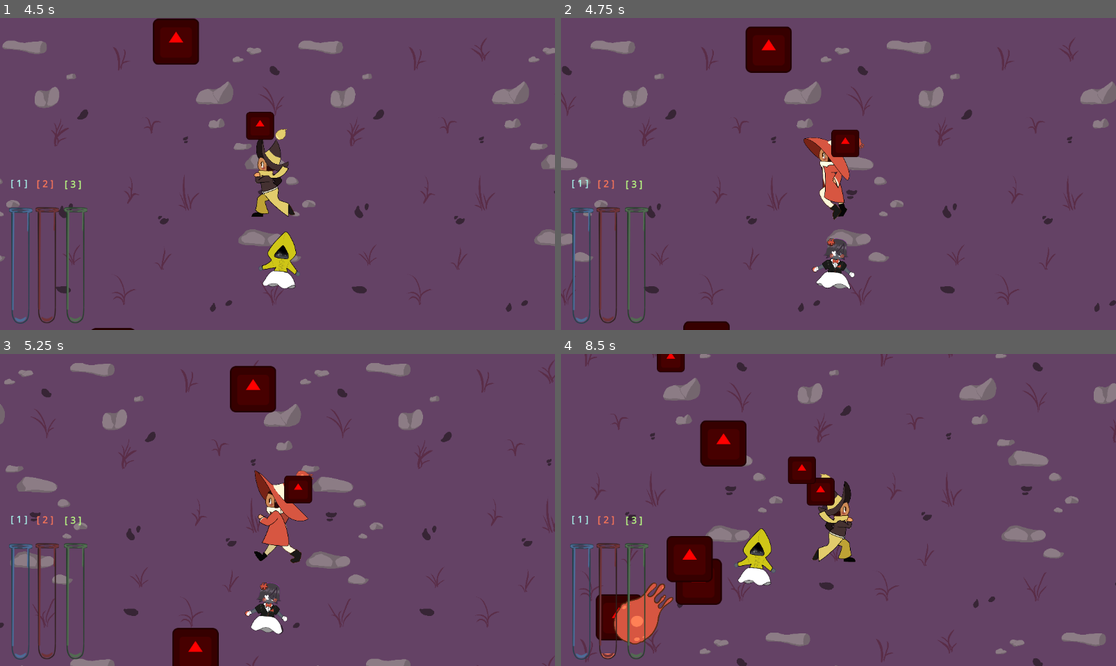
Above: before the commit, frames 1-4 (two rows, left to right).
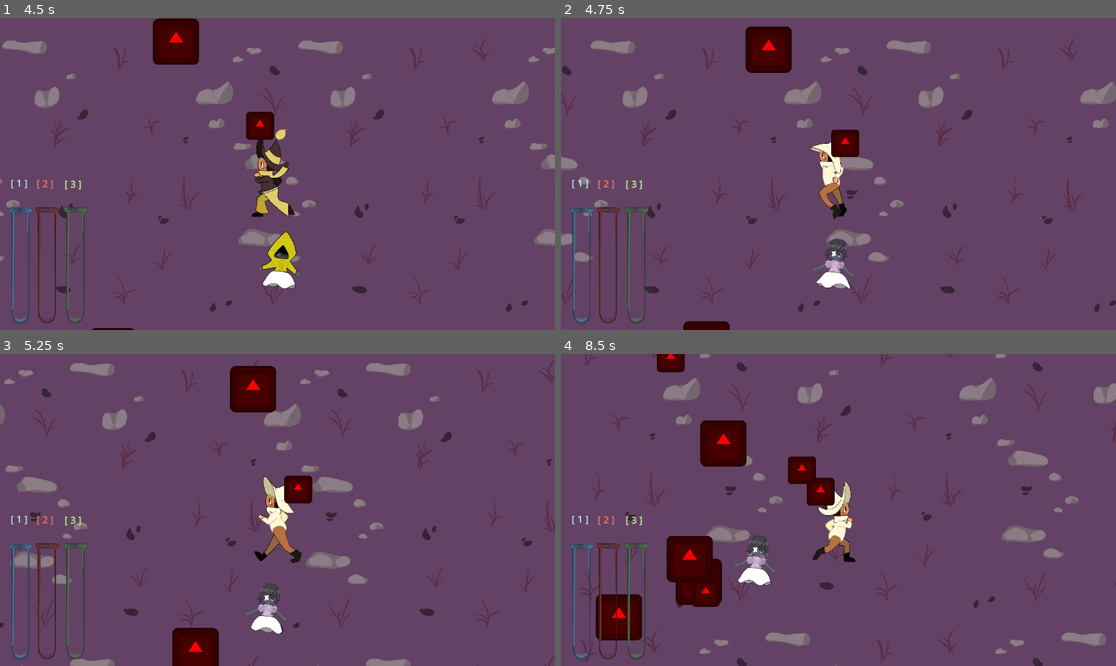
Above: after the commit, the same moments.

Repository: ACristoff/strangecompanion
Game: Godot game, scene res://game/manager.tscn
The game is run twice, just before and just after one commit, with the same random seed, the same clock (stepped at 60 frames per second) and the same inputs. The engine's default icon, where the game draws it, is replaced by a stand-in: a white triangle on a blue panel in a dark square.
Inputs:
- Up to frame 1 (4.5 s): hold Right (ui_right) 0.53-1.28 s; tap 1 (select_1) at 0.6, 2.3, 2.85 s; tap 2 (select_2) at 0.8, 1.35, 3.05, 3.6 s; hold Down (ui_down) 1.28-2.03 s; tap 3 (select_3) at 1.55, 2.1, 3.8, 4.35 s; hold Right (ui_right) 2.03-2.78 s; hold Up (ui_up) 2.78-3.53 s; hold Left (ui_left) from 3.53 s (still down)
- Up to frame 2 (4.75 s): keep holding Left (ui_left); tap 1 (select_1) at 4.55 s
- Up to frame 3 (5.25 s): release Left (ui_left) at 5.03 s; hold Down (ui_down) from 5.03 s (still down); tap 1 (select_1) at 5.1 s
- Up to frame 4 (8.5 s): tap 2 (select_2) at 5.3, 5.85, 7.55, 8.1 s; release Down (ui_down) at 5.78 s; hold Right (ui_right) 5.78-6.53 s; tap 3 (select_3) at 6.05, 6.6, 8.3 s; hold Up (ui_up) 6.53-7.28 s; tap 1 (select_1) at 6.8, 7.35 s; hold Right (ui_right) 7.28-8.03 s; hold Down (ui_down) from 8.03 s (still down)

Frame 1 is identical in both runs. In frame 2, 1.0% of the frame differs, in the area x 43-55%, y 38-84%; in frame 3, 1.2%; in frame 4, 2.5%, in the area x 7-53%, y 38-98%.

Commit message:
witch cooldown

Diff:
--- a/game/enemies/base_enemy.gd
+++ b/game/enemies/base_enemy.gd
@@ -43,10 +43,3 @@
 	if health <= 0 && type != null:
 		JuicyDetails._addenergy(enemy_types[type].energy)
 		queue_free()
-
-
-func _on_area_entered(area):
-	print(area)
-	if area is PLAYER:
-		print("shabang")
-	pass # Replace with function body.
--- a/game/enemies/base_enemy.tscn
+++ b/game/enemies/base_enemy.tscn
@@ -17,5 +17,3 @@
 shape = SubResource("RectangleShape2D_fbkve")
 
 [node name="AnimationPlayer" type="AnimationPlayer" parent="."]
-
-[connection signal="area_entered" from="." to="." method="_on_area_entered"]
--- a/game/player/witch.gd
+++ b/game/player/witch.gd
@@ -1,5 +1,4 @@
 extends CharacterBody2D
-
 class_name PLAYER
 
 @onready var lode_parent = $CompanionParent
@@ -7,8 +6,10 @@
 @onready var sprite = $Sprite2D
 @onready var lodey_outfit = $CompanionParent/CompanionActor/Sprite2D/LodeyOutfit
 @onready var lodey_dress = $CompanionParent/CompanionActor/Sprite2D/LodeyDress
+@onready var anim_player = $AnimationPlayer
 @onready var shoot_timer = $ShootTimer
-@onready var anim_player = $AnimationPlayer
+@onready var cooldown_timer = $CooldownTimer
+@onready var invul_timer = $InvulTimer
 
 var BULLET = preload("res://game/player/bullet.tscn")
 
@@ -19,6 +20,7 @@
 var spread_shot_outfit = preload("res://Assets/Player/BlueWitch.png")
 var big_shot_outfit = preload("res://Assets/Player/RedWitch.png")
 var homing_shot_outfit = preload("res://Assets/Player/YellowWitch.png")
+var default_shot_outfit = preload("res://Assets/Player/WhiteWitch.png")
 
 @export var SPEED = 300
 @export var health = 100
@@ -68,6 +70,8 @@
 	pass # Replace with function body.
 
 func change_mode(mode):
+	if cooldown_timer.time_left > 0:
+		return
 	current_mode = mode
 	lodey_outfit.visible = true
 	shoot_timer.wait_time = current_mode.TIMER
@@ -80,6 +84,9 @@
 	elif current_mode == SHOOT_MODE.HOMING:
 		lodey_outfit.texture = homing_shot_lodey_outfit
 		sprite.texture = homing_shot_outfit
+	else:
+		lodey_outfit.visible = false
+		sprite.texture = default_shot_outfit
 	pass
 
 # Called every frame. 'delta' is the elapsed time since the previous frame.
@@ -169,12 +176,26 @@
 		new_bullet.change_type("default")
 	pass
 
-func take_damage():
-	#change_mode("default")
-	lodey_outfit.visible = false
-	pass
-
-
 func on_shoot_timeout():
 	fire_bullet()
 	pass # Replace with function body.
+
+
+func _on_area_2d_area_entered(area):
+	if area is ENEMY:
+		if current_mode == SHOOT_MODE.DEFAULT:
+			print("YOU DEER")
+			##TODO trigger game end here
+			pass
+		else:
+			print("MARIO SHRINK SOUND")
+			change_mode(SHOOT_MODE.DEFAULT)
+			cooldown_timer.start()
+		pass
+	pass # Replace with function body.
+
+
+func _on_cooldown_timer_timeout():
+	print('cooldown finished')
+	#cooldown_timer.
+	pass # Replace with function body.
--- a/game/player/witch.tscn
+++ b/game/player/witch.tscn
@@ -93,6 +93,10 @@
 "walk": SubResource("Animation_sw54y")
 }
 
+[sub_resource type="CapsuleShape2D" id="CapsuleShape2D_kc7h7"]
+radius = 30.0
+height = 184.0
+
 [node name="Witch" type="CharacterBody2D" groups=["player"]]
 script = ExtResource("1_pmexk")
 lode_speed = 0.3
@@ -151,4 +155,19 @@
 }
 autoplay = "walk"
 
+[node name="Area2D" type="Area2D" parent="."]
+
+[node name="CollisionShape2D" type="CollisionShape2D" parent="Area2D"]
+position = Vector2(-1, 14)
+shape = SubResource("CapsuleShape2D_kc7h7")
+
+[node name="CooldownTimer" type="Timer" parent="."]
+wait_time = 6.0
+one_shot = true
+
+[node name="InvulTimer" type="Timer" parent="."]
+wait_time = 2.0
+
 [connection signal="timeout" from="ShootTimer" to="." method="on_shoot_timeout"]
+[connection signal="area_entered" from="Area2D" to="." method="_on_area_2d_area_entered"]
+[connection signal="timeout" from="CooldownTimer" to="." method="_on_cooldown_timer_timeout"]
Not shown: 1 places in game/player/witch.tscn that only renumber resources
